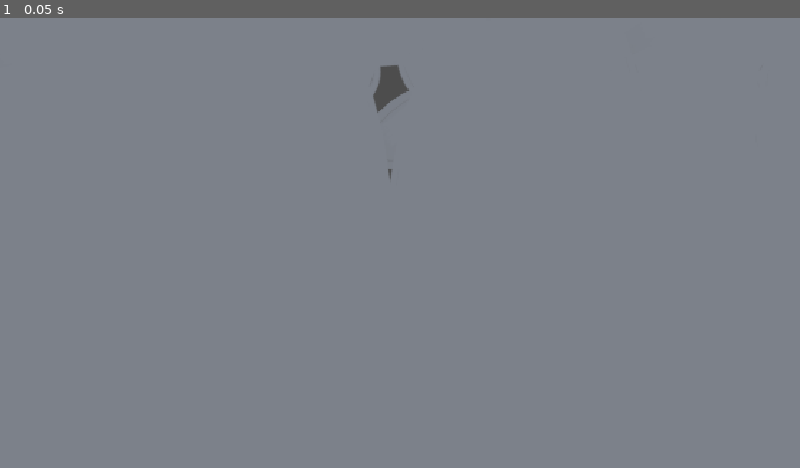
Above: before the commit, frame 1.
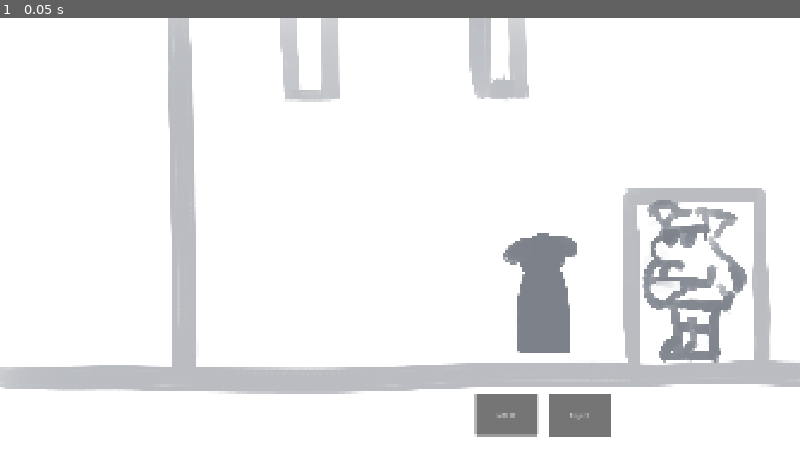
Above: after the commit, the same moment.

Repository: benjamin051000/ruff-night-out
Game: Godot game, scene res://src/core/main.tscn
Two runs of this game, one before a commit and one after it. Both use one fixed random seed, a clock stepped at 60 frames per second and the inputs below. The engine's default icon, where the game draws it, is replaced by a stand-in: a white triangle on a blue panel in a dark square.
Inputs:
- Up to frame 1 (0.05 s): no input

The runs differ from the first frame. In frame 1, 95% of the frame differs, in the area x 0-100%, y 0-100%.

Commit message:
Put together main scene with placeholders. Set 1920x1080
Signed-off-by: Benjamin Wheeler <benjaminwheeler0510@gmail.com>

Diff:
--- a/project.godot
+++ b/project.godot
@@ -17,6 +17,8 @@
 
 [display]
 
+window/size/viewport_width=1920
+window/size/viewport_height=1080
 window/stretch/mode="canvas_items"
 window/stretch/aspect="expand"
 
--- a/src/core/main.gd
+++ b/src/core/main.gd
@@ -11,14 +11,14 @@
 
 # Called when the node enters the scene tree for the first time.
 func _ready() -> void:
-	for i in 30:
+	for i in 0:
 		var g = Guest.instantiate()
 		# Modify g
 		g.position = Vector2(randi_range(0, 1280), randi_range(0, 720))
 		add_child(g)
 		guests.append(g)
 
-	bouncer.start_pic_response()
+
 
 # Called every frame. 'delta' is the elapsed time since the previous frame.
 func _process(delta: float) -> void:
--- a/src/core/main.tscn
+++ b/src/core/main.tscn
@@ -2,29 +2,37 @@
 
 [ext_resource type="Script" uid="uid://dap5gqjpnfjvt" path="res://src/core/main.gd" id="1_avv2o"]
 [ext_resource type="PackedScene" uid="uid://bn2xguuklwsab" path="res://src/characters/bouncer.tscn" id="2_ivtyw"]
+[ext_resource type="Texture2D" uid="uid://dxmh1n6fnlsav" path="res://assets/placeholder_mainscene.png" id="2_x62ka"]
 [ext_resource type="PackedScene" uid="uid://cd0f67f7l6p3e" path="res://src/characters/guest.tscn" id="3_x62ka"]
 
 [node name="Main" type="Node2D" unique_id=1930110823]
 script = ExtResource("1_avv2o")
 
+[node name="Sprite2D" type="Sprite2D" parent="." unique_id=576812507]
+scale = Vector2(0.49999997, 0.5)
+texture = ExtResource("2_x62ka")
+centered = false
+
 [node name="Bouncer" parent="." unique_id=1387749208 instance=ExtResource("2_ivtyw")]
-position = Vector2(221, 365)
+position = Vector2(1665, 632)
+scale = Vector2(0.5, 0.5)
 
 [node name="Guest" parent="." unique_id=159835390 instance=ExtResource("3_x62ka")]
-position = Vector2(697, 362)
+position = Vector2(1297, 662)
+scale = Vector2(0.5, 0.5)
 
 [node name="Button" type="Button" parent="." unique_id=781993982]
-offset_left = 158.0
-offset_top = 512.0
-offset_right = 307.0
-offset_bottom = 614.0
+offset_left = 1141.0
+offset_top = 901.0
+offset_right = 1290.0
+offset_bottom = 1003.0
 text = "Let in"
 
 [node name="Button2" type="Button" parent="." unique_id=819803084]
-offset_left = 341.0
-offset_top = 510.0
-offset_right = 490.0
-offset_bottom = 612.0
+offset_left = 1317.0
+offset_top = 903.0
+offset_right = 1466.0
+offset_bottom = 1005.0
 text = "Reject"
 
 [connection signal="pressed" from="Button" to="." method="_on_button_pressed"]
Binary file added: assets/placeholder_mainscene.png
Not shown, added: assets/placeholder_mainscene.png.import
